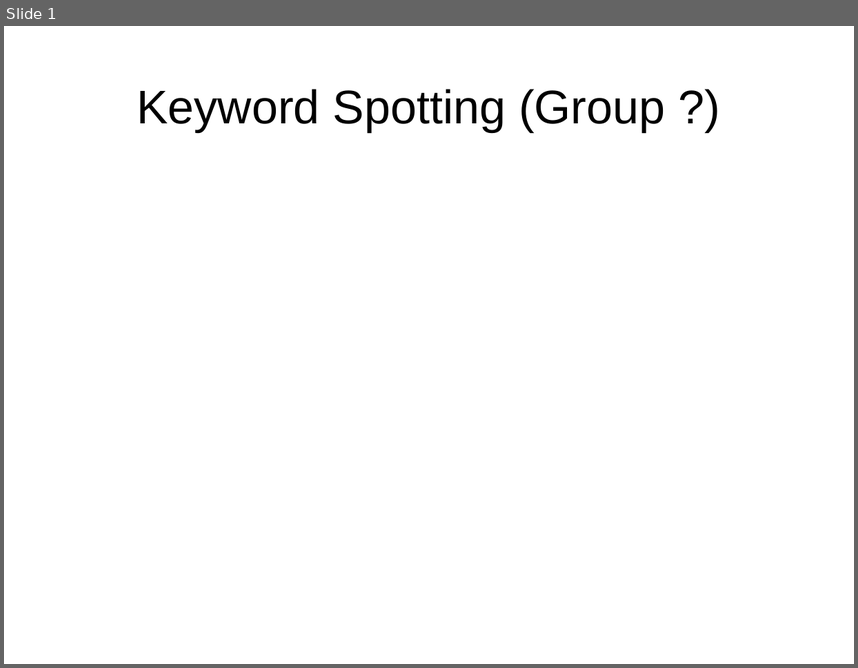
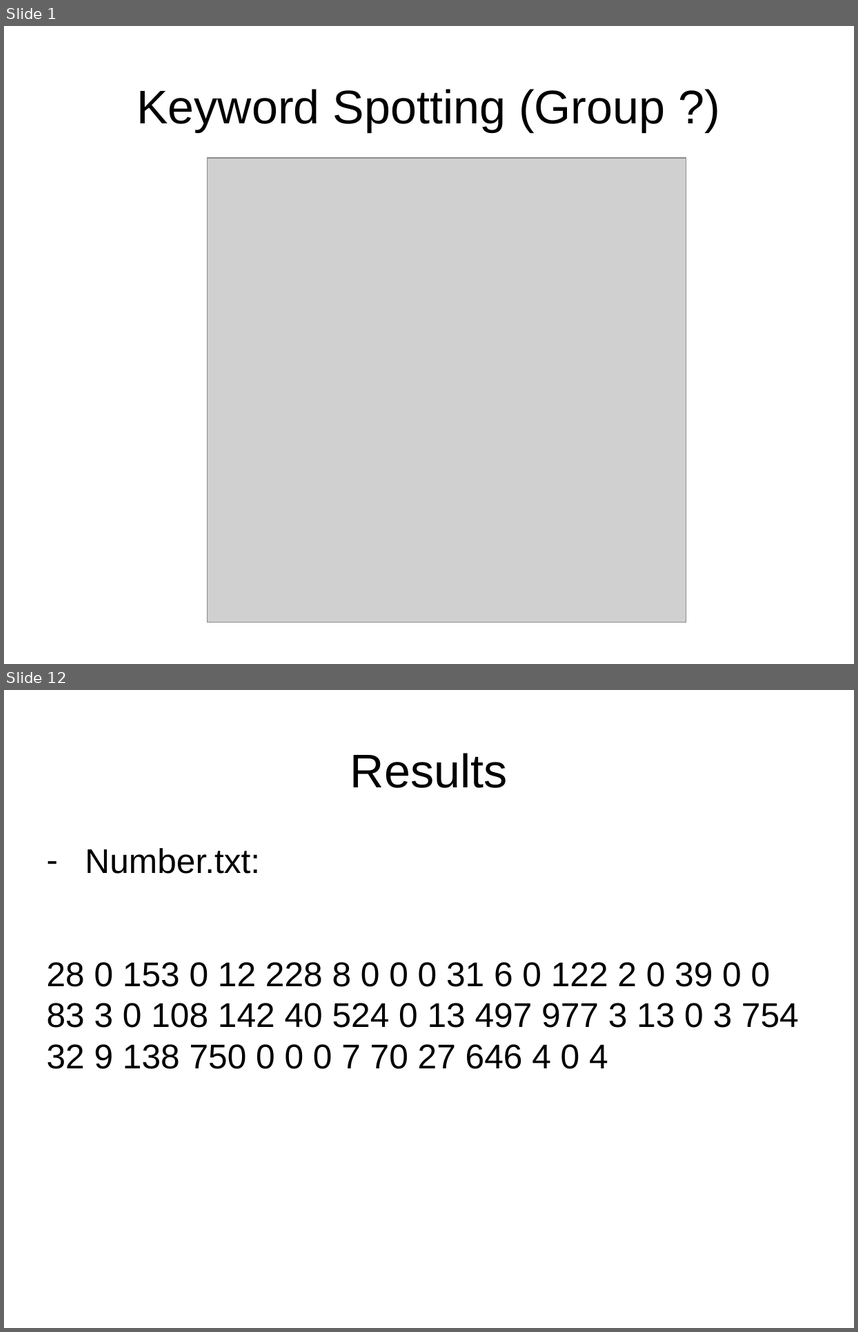
Before and after one commit to lukaszbinden/jmcs-pattern-recognition, a slide deck: Exercice_3/presentation.pptx. Shown one above the other, each under a label of ours: slide 1 before the commit, slides 1 and 12 after it; the slides between them are not shown. The pictures are 858x668 and 858x1332 pixels, drawn with LibreOffice and Linux fonts; fonts in the diff are those of the drawing; grey boxes stand for pictures. Boxes give left, top, right and bottom in pixels: in the first picture for what was removed or moved away, otherwise in the second. Text is boxed around its words. In the diff, an @@ line names an element or a change of style, - is before the commit and + after.

```diff
--- a/Exercice_3/presentation.pptx
+++ b/Exercice_3/presentation.pptx
@@ slide 12 added at bbox=[4, 690, 854, 1328], background #FFFFFF @@
@@ title added at bbox=[350, 753, 508, 788], 44 pt, text #000000 @@
+Results
@@ text added at bbox=[47, 848, 799, 1069], 32 pt, text #000000 @@
+– Number.txt:
+28 0 153 0 12 228 8 0 0 0 31 6 0 122 2 0 39 0 0 83 3 0 108 142 40 524 0 13 497 977 3 13 0 3 754 32 9 138 750 0 0 0 7 70 27 646 4 0 4
@@ slide 1 changed as well @@
@@ picture added at bbox=[208, 158, 686, 622] @@
```
Also in this commit, not shown: 1 other slide changed, 10 other slides added, 5 slides removed.
